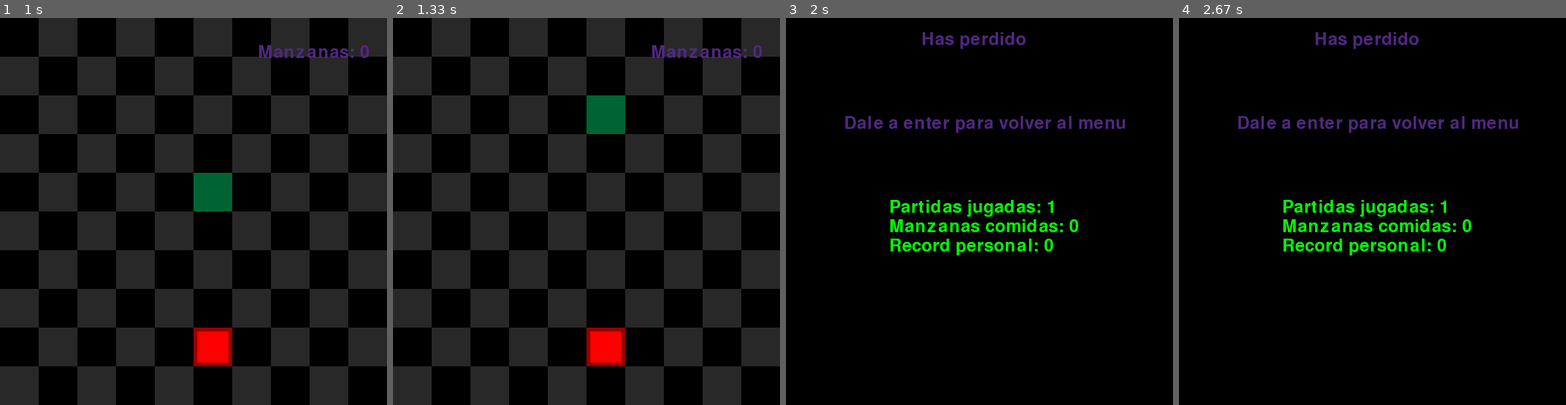
Above: before the commit, frames 1-4 (left to right).
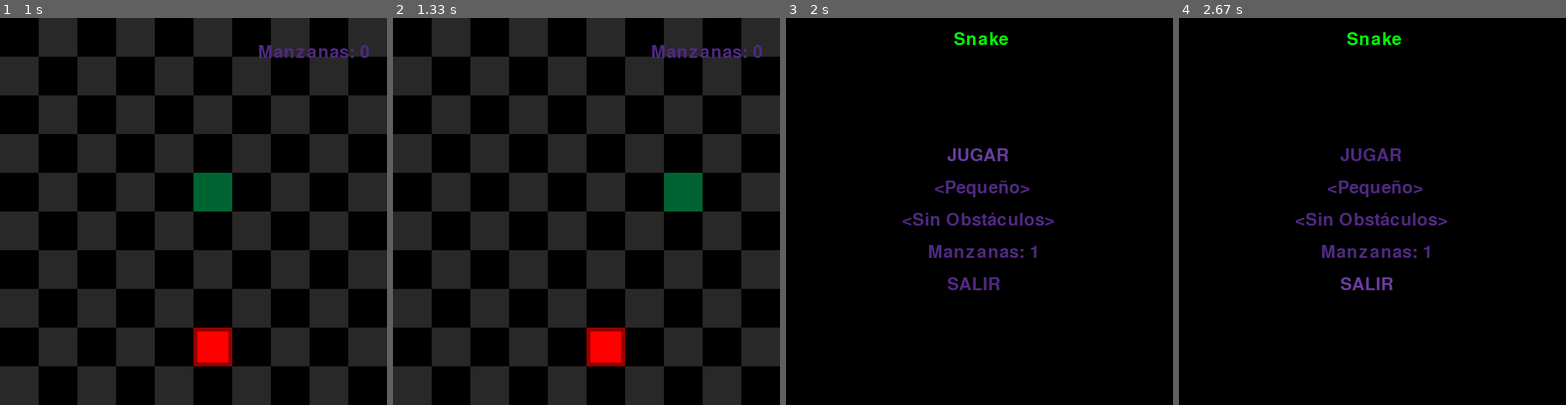
Above: after the commit, the same moments.

Repository: Henry-263/Snake_pygame
Game: pygame game, started from main.py
The game is run twice, just before and just after one commit, with the same random seed, the same clock (stepped at 60 frames per second) and the same inputs.
Inputs:
- Up to frame 1 (1 s): tap Enter at 0.33 s; hold W from 0.67 s (still down); hold Right from 0.67 s (still down)
- Up to frame 2 (1.33 s): release W at 1.13 s; release Right at 1.13 s; hold D from 1.17 s (still down)
- Up to frame 3 (2 s): release D at 1.63 s; tap Enter at 1.67 s
- Up to frame 4 (2.67 s): hold W 2-2.3 s

Frame 1 is identical in both runs. In frame 2, 2.0% of the frame differs, in the area x 50-80%, y 20-50%; in frame 3, 5.2%, in the area x 15-88%, y 3-71%; in frame 4, 5.2%.

Commit message:
Better movement system

Diff:
--- a/main.py
+++ b/main.py
@@ -154,29 +154,46 @@
         manzanas = [[random.randint(0, tamMapa - 1), random.randint(0, tamMapa - 1)] for z in range(numManzanas)]
     direccion = ""
 
+    event_list = []
     while corriendo:
 
-        cambio_direccion = True
         ventana.fill((100, 100, 100))
 
         for evento in pygame.event.get():
             if evento.type == pygame.KEYDOWN:
-                if cambio_direccion:
-                    if (evento.key == pygame.K_w or evento.key == pygame.K_UP) and direccion != "sur":
-                        direccion = "norte"
-                        cambio_direccion = False
-                    elif (evento.key == pygame.K_s or evento.key == pygame.K_DOWN) and direccion != "norte":
-                        direccion = "sur"
-                        cambio_direccion = False
-                    elif (evento.key == pygame.K_d or evento.key == pygame.K_RIGHT) and direccion != "oeste":
-                        direccion = "este"
-                        cambio_direccion = False
-                    elif (evento.key == pygame.K_a or evento.key == pygame.K_LEFT) and direccion != "este":
-                        direccion = "oeste"
-                        cambio_direccion = False
+                if len(event_list) < 3:
+                    if len(event_list) > 0:
+                        if (evento.key == pygame.K_w or evento.key == pygame.K_UP) and event_list[len(event_list)-1] != "sur":
+                            event_list.append("norte")
+
+                        if (evento.key == pygame.K_s or evento.key == pygame.K_DOWN) and event_list[len(event_list)-1] != "norte":
+                            event_list.append("sur")
+
+                        if (evento.key == pygame.K_d or evento.key == pygame.K_RIGHT) and event_list[len(event_list)-1] != "oeste":
+                            event_list.append("este")
+
+                        if (evento.key == pygame.K_a or evento.key == pygame.K_LEFT) and event_list[len(event_list)-1] != "este":
+                            event_list.append("oeste")
+                    else:
+                        if (evento.key == pygame.K_w or evento.key == pygame.K_UP) and direccion != "sur":
+                            event_list.append("norte")
+
+                        if (evento.key == pygame.K_s or evento.key == pygame.K_DOWN) and direccion != "norte":
+                            event_list.append("sur")
+
+                        if (evento.key == pygame.K_d or evento.key == pygame.K_RIGHT) and direccion != "oeste":
+                            event_list.append("este")
+
+                        if (evento.key == pygame.K_a or evento.key == pygame.K_LEFT) and direccion != "este":
+                            event_list.append("oeste")
+
             if evento.type == pygame.QUIT:
                 corriendo = False
                 return 0
+
+        if len(event_list) > 0:
+            direccion = event_list.pop(0)
+
 
         dibujar(posUsuario, manzanas, ventana, rojo, negro, verde, violeta, tamMapa, obstaculos, manzanasEnvenenadas)
         corriendo = chocarBorde(posUsuario, corriendo, direccion, tamMapa, obstaculos, manzanasEnvenenadas)
